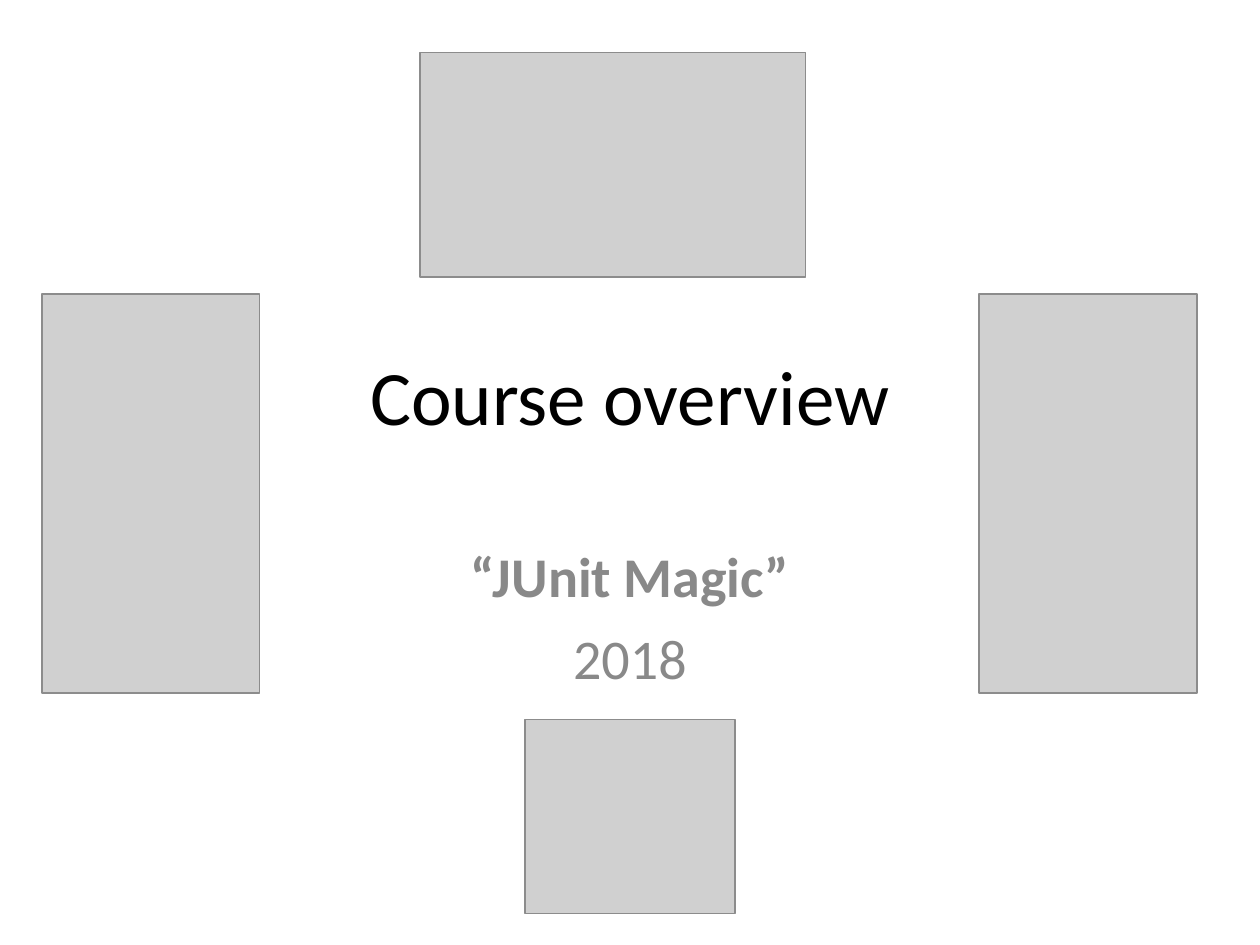
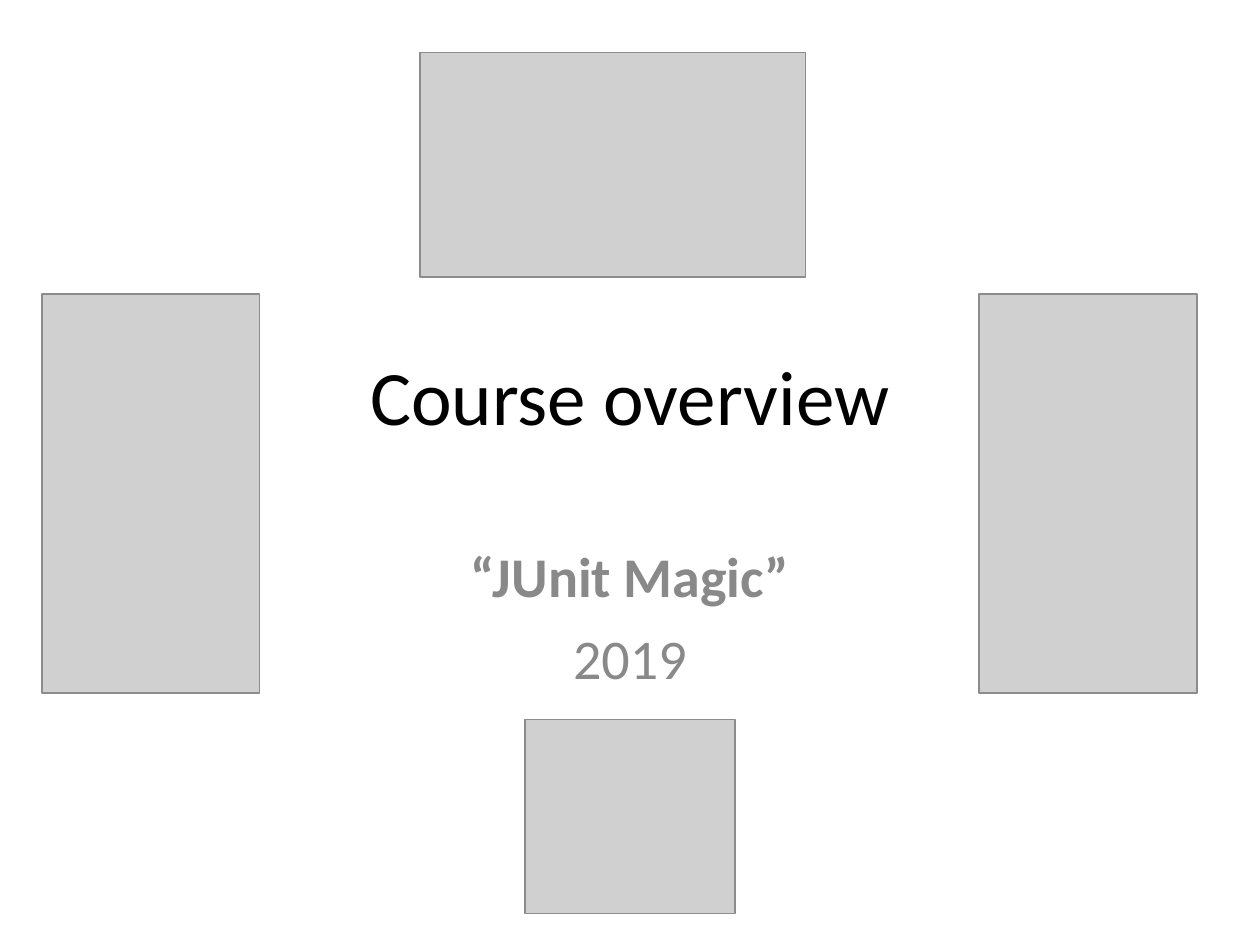
Before and after one commit to javagurulv/junit_magic_2019_spring_solution, a slide deck: slide 1 of materials/presentations/Course overview.ppt. Drawn at 1260x945 pixels with LibreOffice and Linux fonts; fonts in the diff are those of the drawing; grey boxes stand for pictures. Boxes give left, top, right and bottom in pixels: in the first picture for what was removed or moved away, otherwise in the second. Text is boxed around its words. In the diff, an @@ line names an element or a change of style, - is before the commit and + after.

```diff
--- a/materials/presentations/Course overview.ppt
+++ b/materials/presentations/Course overview.ppt
@@ subtitle at (573,643,687,680): text changed @@
-2018
+2019
```
Also in this commit, not shown: 1 other file.
